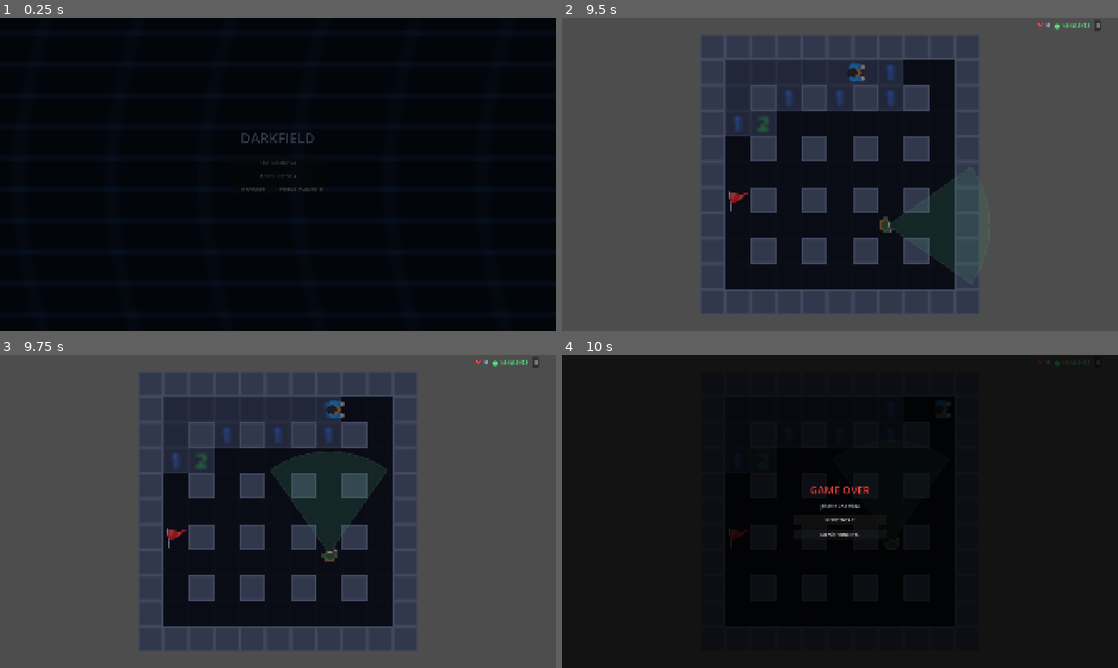
Above: before the commit, frames 1-4 (two rows, left to right).
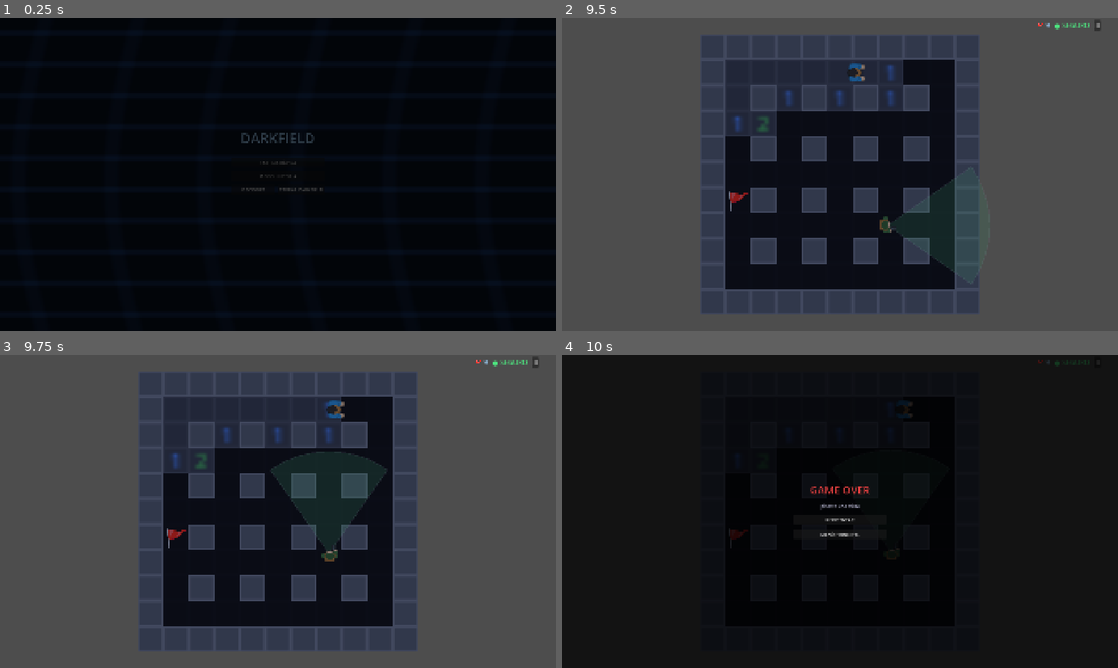
Above: after the commit, the same moments.

Repository: MayraSRS04/Darkfield
Game: Godot game, scene res://scenes/00_menu.tscn
The game is run twice, just before and just after one commit, with the same random seed, the same clock (stepped at 60 frames per second) and the same inputs.
Inputs:
- Up to frame 1 (0.25 s): no input
- Up to frame 2 (9.5 s): tap Enter at 0.5 s; hold Up (ui_up) 0.53-1.25 s; tap F at 0.6, 3.6, 4.35, 5.1, 5.85, 6.6, 8.1, 8.85 s; tap Space at 0.77, 3.77, 5.27, 6.02, 6.77, 9.02 s; click "PARTIDA RÁPIDA" at 1.25 s; click "FÁCIL" at 2 s; click "II" at 2.75 s; hold Up (ui_up) 3.53-4.28 s; hold Left (ui_left) 4.28-5.78 s; hold Down (ui_down) 5.78-6.53 s; tap Escape (pausa) at 6.4 s; hold Right (ui_right) 6.53-7.25 s; click "VOLVER AL JUEGO" at 7.25 s; hold Up (ui_up) 8.03-8.78 s; hold Right (ui_right) from 8.78 s (still down)
- Up to frame 3 (9.75 s): keep holding Right (ui_right); tap F at 9.6 s
- Up to frame 4 (10 s): keep holding Right (ui_right); tap Space at 9.77 s

Frames 1-3 are identical in both runs. In frame 4, 0.1% of the frame differs, in the area x 59-70%, y 14-65%.

Commit message:
fix: se soluciono bugs en pantalla pausa, animacion, jugador y menu.

Diff:
--- a/actors/jugador.gd
+++ b/actors/jugador.gd
@@ -32,7 +32,7 @@
 		var celda_actual: Vector2i = get_parent().get_node("Suelo").local_to_map(global_position)
 		var celda_destino: Vector2i = celda_actual + Vector2i(direccion)
 		var pos_destino: Vector2 = get_parent().get_node("Suelo").map_to_local(celda_destino)
-		if not get_parent().get_node("Paredes").get_cell_source_id(celda_destino) != -1:
+		if get_parent().get_node("Paredes").get_cell_source_id(celda_destino) == -1:
 			destino = pos_destino
 			moviendose = true
 		ultima_direccion = direccion
--- a/autoload/game_manager.gd
+++ b/autoload/game_manager.gd
@@ -36,6 +36,7 @@
 func iniciar_nivel(indice: int) -> void:
 	nivel_actual = indice
 	get_tree().paused = false
+	celdas_reservadas.clear()
 	_cambiar_estado(Estado.JUGANDO)
 
 
--- a/project.godot
+++ b/project.godot
@@ -12,7 +12,7 @@
 
 config/name="Darkfield"
 run/main_scene="uid://clr4qpf4on20t"
-config/features=PackedStringArray("4.6", "Forward Plus")
+config/features=PackedStringArray("4.7", "Forward Plus")
 config/icon="res://icon.svg"
 
 [autoload]
--- a/scenes/01_juego.tscn
+++ b/scenes/01_juego.tscn
@@ -3,6 +3,7 @@
 [ext_resource type="Script" uid="uid://cmhjev1pjj3r0" path="res://scenes/juego.gd" id="1_2uc6o"]
 [ext_resource type="TileSet" uid="uid://i7ijb6r1478w" path="res://recursos/tilesets/mundo.tres" id="1_dlla0"]
 [ext_resource type="PackedScene" uid="uid://45610vclphqv" path="res://actors/jugador.tscn" id="3_oiwu5"]
+[ext_resource type="Script" uid="uid://sdy54s585t4r" path="res://scenes/pausa.gd" id="4_8bcx7"]
 
 [node name="Juego" type="Node2D" unique_id=1902666549]
 script = ExtResource("1_2uc6o")
@@ -101,6 +102,7 @@
 process_mode = 3
 layer = 8
 visible = false
+script = ExtResource("4_8bcx7")
 
 [node name="Fondo" type="ColorRect" parent="Pausa" unique_id=1528508920]
 anchors_preset = 15
--- a/scenes/juego.gd
+++ b/scenes/juego.gd
@@ -81,6 +81,7 @@
 	btn_menu.pressed.connect(_on_menu)
 	btn_pausa.pressed.connect(_on_pausa)
 	btn_reanudar.pressed.connect(_on_reanudar)
+	GameManager.estado_cambiado.connect(_on_estado_cambiado)
 	btn_menu_principal.pressed.connect(_on_menu)
 	GameManager.minas_restantes_cambiado.connect(_on_minas_cambiado)
 	GameManager.jugador_detectado.connect(_on_alerta_cambiada)
@@ -195,8 +196,21 @@
 
 func _morir() -> void:
 	muerto = true
+	_congelar_actores()
 	GameManager.morir()
 	_mostrar_resultado(false, causa_muerte)
+
+func _ganar() -> void:
+	muerto = true
+	_congelar_actores()
+	GameManager.nivel_ganado()
+	_mostrar_resultado(true, "")
+
+func _congelar_actores() -> void:
+	jugador.set_physics_process(false)
+	jugador.set_process_unhandled_input(false)
+	for c in get_tree().get_nodes_in_group("cazadores"):
+		c.set_physics_process(false)
 
 func _on_solicito_abanderar() -> void:
 	if muerto:
@@ -216,12 +230,6 @@
 			if jugador.global_position.distance_to(cazador.global_position) < 12.0:
 				causa_muerte = "atrapado por un cazador"
 				_morir()
-				break
-
-func _ganar() -> void:
-	muerto = true
-	GameManager.nivel_ganado()
-	_mostrar_resultado(true, "")
 
 func _generar_layout(filas: int, columnas: int) -> Array:
 	var layout: Array = []
@@ -249,12 +257,15 @@
 		lbl_detalle.text = motivo
 
 func _on_reintentar() -> void:
+	GameManager.iniciar_nivel(GameManager.nivel_actual)
 	_fade_salida("res://scenes/01_juego.tscn")
 
 func _on_menu() -> void:
 	_fade_salida("res://scenes/00_menu.tscn")
 
 func _on_pausa() -> void:
+	if muerto:
+		return
 	pausa.visible = true
 	get_tree().paused = true
 	GameManager.pausar()
@@ -263,6 +274,10 @@
 	pausa.visible = false
 	get_tree().paused = false
 	GameManager.reanudar()
+
+func _on_estado_cambiado(nuevo: GameManager.Estado) -> void:
+	if nuevo == GameManager.Estado.JUGANDO:
+		pausa.visible = false
 
 func _on_minas_cambiado(cantidad: int) -> void:
 	lbl_minas.text = "🚩 " + str(cantidad)
@@ -276,11 +291,8 @@
 		lbl_alerta.add_theme_color_override("font_color", Color(0.3, 0.9, 0.5))
 
 func _unhandled_input(event: InputEvent) -> void:
-	if event.is_action_pressed("pausa"):
-		if GameManager.estado == GameManager.Estado.JUGANDO:
-			_on_pausa()
-		elif GameManager.estado == GameManager.Estado.PAUSA:
-			_on_reanudar()
+	if event.is_action_pressed("pausa") and not muerto and GameManager.estado == GameManager.Estado.JUGANDO:
+		_on_pausa()
 
 func _iniciar_fade() -> void:
 	fade_fondo.modulate.a = 1.0
@@ -289,6 +301,7 @@
 	tween.tween_callback(func(): fade_fondo.get_parent().visible = false)
 
 func _fade_salida(destino: String) -> void:
+	get_tree().paused = false
 	fade_fondo.get_parent().visible = true
 	fade_fondo.modulate.a = 0.0
 	var tween := create_tween()
--- /dev/null
+++ b/scenes/pausa.gd
@@ -0,0 +1,6 @@
+extends CanvasLayer
+
+func _unhandled_input(event: InputEvent) -> void:
+	if event.is_action_pressed("pausa") and GameManager.estado == GameManager.Estado.PAUSA:
+		get_tree().paused = false
+		GameManager.reanudar()
Not shown, added: scenes/pausa.gd.uid
